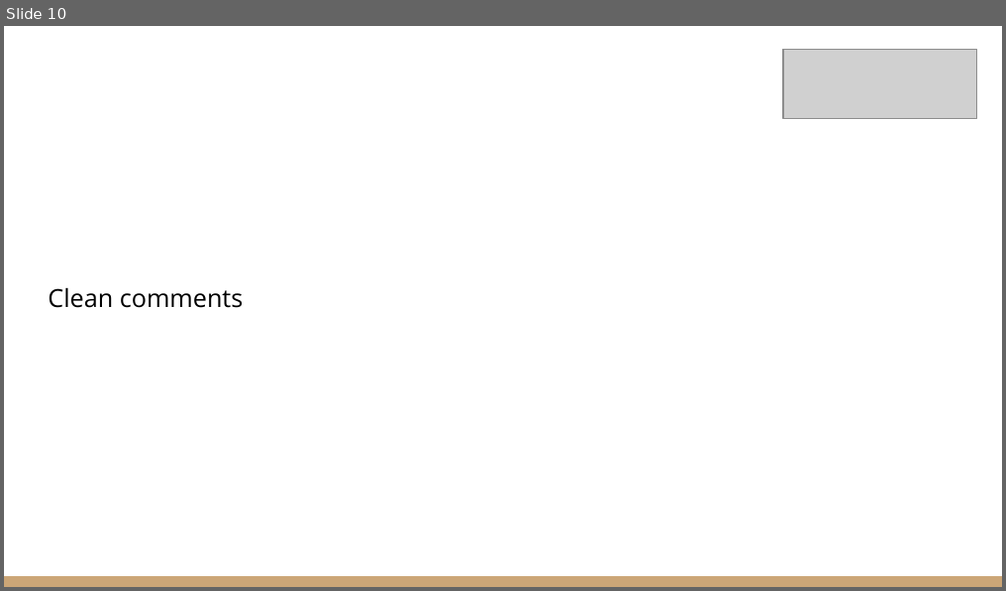
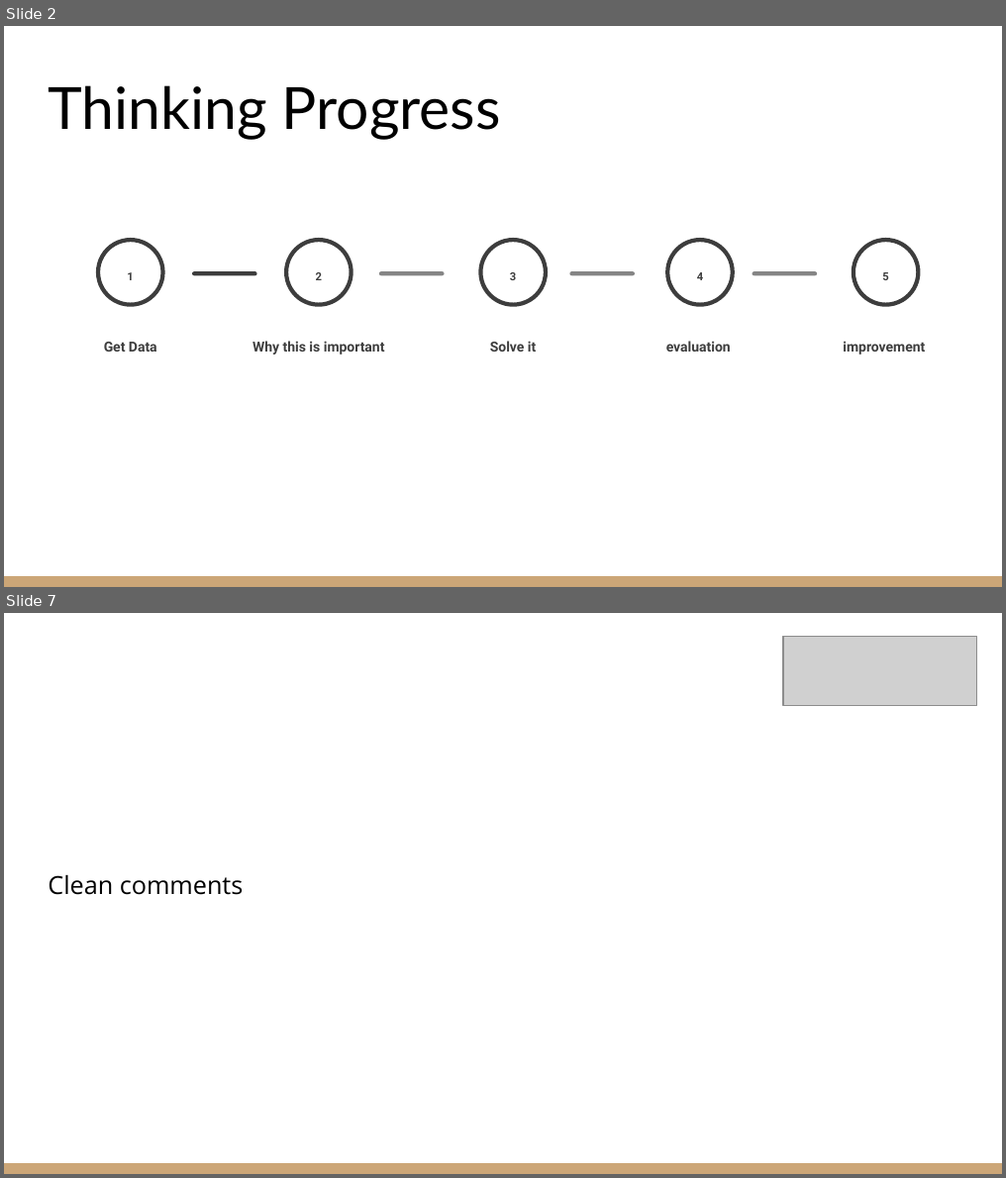
Before and after one commit to DarKenW/HoneyBadgerCoding, a slide deck: Project/Jigsaw Comments Classification.pptx. Shown one above the other, each under a label of ours: slide 10 before the commit, slides 2 and 7 after it; the slides between them are not shown. The pictures are 1006x591 and 1006x1178 pixels, drawn with LibreOffice and Linux fonts; fonts in the diff are those of the drawing; grey boxes stand for pictures; background and template pictures are left out. Boxes give left, top, right and bottom in pixels: in the first picture for what was removed or moved away, otherwise in the second. Text is boxed around its words. In the diff, an @@ line names an element or a change of style, - is before the commit and + after.

```diff
--- a/Project/Jigsaw Comments Classification.pptx
+++ b/Project/Jigsaw Comments Classification.pptx
@@ slide 2 added at [4,26,1002,587], background #FFFFFF; not listed: 1 template element that a slide beside it also shows @@
@@ title added at [48,85,501,140], 42 pt, text #000000 @@
+Thinking Progress
@@ ellipse added at [98,240,162,304], outline #3D3D3D 3 pt @@
@@ ellipse added at [286,240,351,304], outline #3D3D3D 3 pt @@
@@ ellipse added at [481,240,546,304], outline #3D3D3D 3 pt @@
@@ ellipse added at [667,240,733,304], outline #3D3D3D 3 pt @@
@@ ellipse added at [853,240,918,304], outline #3D3D3D 3 pt @@
@@ text added at [127,273,133,280], 8 pt, text #3D3D3D, bold @@
+1
@@ rounded rectangle added at [193,272,257,275], fill #3D3D3D @@
@@ text added at [316,273,322,280], 8 pt, text #3D3D3D, bold @@
+2
@@ rounded rectangle added at [379,272,445,275], fill #858585 @@
@@ text added at [510,273,516,280], 8 pt, text #3D3D3D, bold @@
+3
@@ rounded rectangle added at [570,272,635,275], fill #858585 @@
@@ text added at [697,273,703,280], 8 pt, text #3D3D3D, bold @@
+4
@@ rounded rectangle added at [752,272,818,275], fill #858585 @@
@@ text added at [882,273,888,280], 8 pt, text #3D3D3D, bold @@
+5
@@ text added at [104,342,157,352], 10 pt, text #3D3D3D, bold @@
+Get Data
@@ text added at [252,341,385,355], 10 pt, text #3D3D3D, bold @@
+Why this is important
@@ text added at [490,341,536,352], 10 pt, text #3D3D3D, bold @@
+Solve it
@@ text added at [666,341,731,352], 10 pt, text #3D3D3D, bold @@
+evaluation
@@ text added at [843,341,925,355], 10 pt, text #3D3D3D, bold @@
+improvement
@@ what was slide 10 is now slide 7 @@
```
Also in this commit, not shown: 8 slides changed, 8 other slides added, 7 slides removed, 4 other files.
